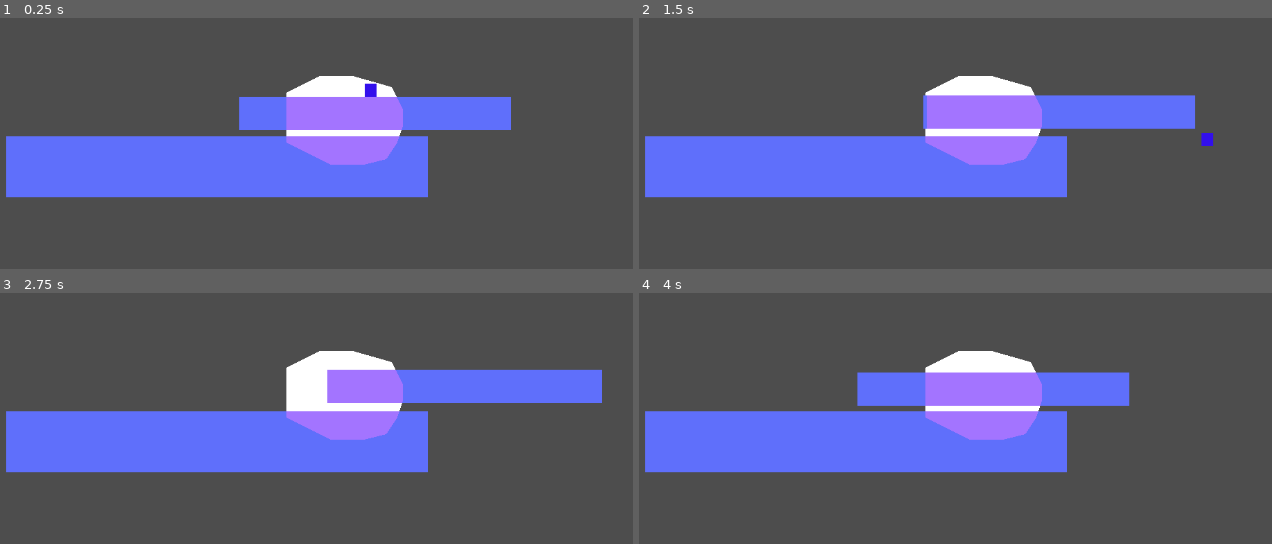
Above: before the commit, frames 1-4 (two rows, left to right).
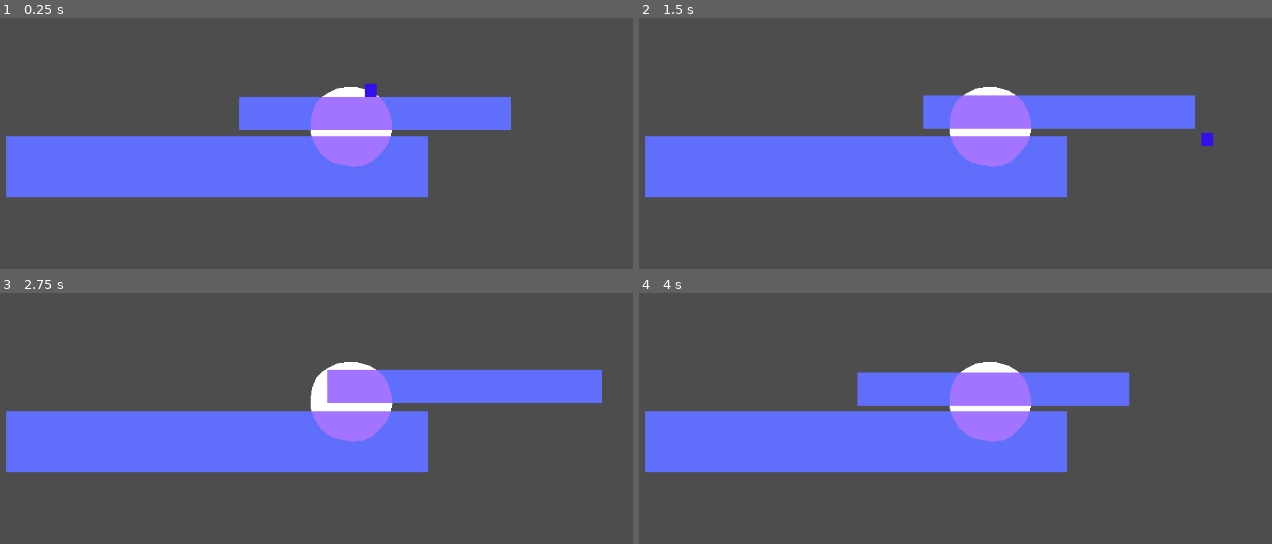
Above: after the commit, the same moments.

Repository: WeDoThingsHere/Godot-Jam-June-2025
Game: Godot game, scene res://scenes/platform_test.tscn
The game is run twice, just before and just after one commit, with the same random seed, the same clock (stepped at 60 frames per second) and the same inputs.
Inputs:
- Up to frame 1 (0.25 s): no input
- Up to frame 2 (1.5 s): tap Enter (ui_accept) at 0.5, 0.77 s; hold Right (ui_right) from 0.53 s (still down)
- Up to frame 3 (2.75 s): tap Enter (ui_accept) at 1.52 s; release Right (ui_right) at 2.03 s; hold Left (ui_left) from 2.03 s (still down)
- Up to frame 4 (4 s): release Left (ui_left) at 2.78 s; hold Right (ui_right) from 2.78 s (still down); tap Enter (ui_accept) at 3.02, 3.77 s

The runs differ from the first frame. In frame 1, 2.3% of the frame differs, in the area x 45-64%, y 23-60%; in frame 2, 2.3%; in frame 3, 2.3%; in frame 4, 2.3%.

Commit message:
i did my best to make a circle :)

Diff:
--- a/scenes/platform_test.tscn
+++ b/scenes/platform_test.tscn
@@ -56,8 +56,8 @@
 position = Vector2(198, -73)
 
 [node name="Polygon2D" parent="Light/LitArea" index="1"]
-polygon = PackedVector2Array(-136, -56, -104, -72, -56, -72, 0, -56, 16, -24, 16, 0, 8, 24, -8, 48, -40, 56, -88, 56, -152, 24, -152, -48)
-uv = PackedVector2Array(-136, -56, -104, -72, -56, -72, 0, -56, 16, -24, 16, 0, 8, 24, -8, 48, -40, 56, -88, 56, -152, 24, -152, -48)
+polygon = PackedVector2Array(-114.916, -18.5103, -108.707, -34.0333, -101.768, -40.8946, -93.0751, -47.1038, -79.4148, -53.9339, -63.2708, -56.4176, -50.2315, -55.7967, -31.6039, -50.8293, -17.3226, -41.5155, -9.87163, -32.8226, -4.05266, -21.6014, -0.101332, -6.92506, 0.610497, 4.33969, -1.90847, 16.8822, -6.11785, 27.1895, -16, 40, -28.1323, 51.4618, -40.6454, 57.2432, -56.4507, 58.9366, -72.256, 56.1143, -86.2732, 52.5908, -94.1758, 47.5105, -103.772, 38.4789, -111.11, 26.625, -114.497, 18.1579, -117.4, 9.43119, -117.4, -2.36632)
+uv = PackedVector2Array(-128, -16, -120, -40, -112, -48, -104, -48, -88, -56, -64, -72, -56, -72, -40, -64, -32, -64, -24, -56, -16, -48, -16, -40, 0, -8, 0, 16, -8, 24, -16, 40, -24, 56, -40, 56, -48, 56, -64, 56, -72, 56, -88, 56, -104, 32, -112, 24, -120, 16, -120, 8, -120, 0)
 
 [node name="PlatformBox" parent="." instance=ExtResource("1_clysx")]
 position = Vector2(-129, -91)
